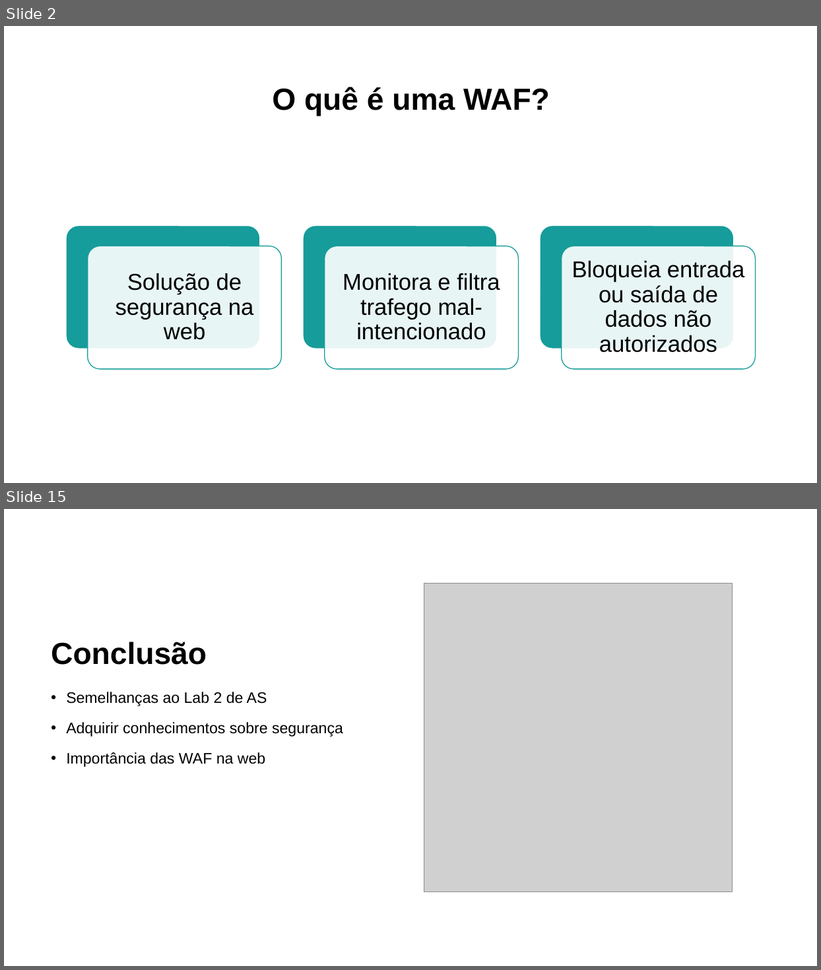
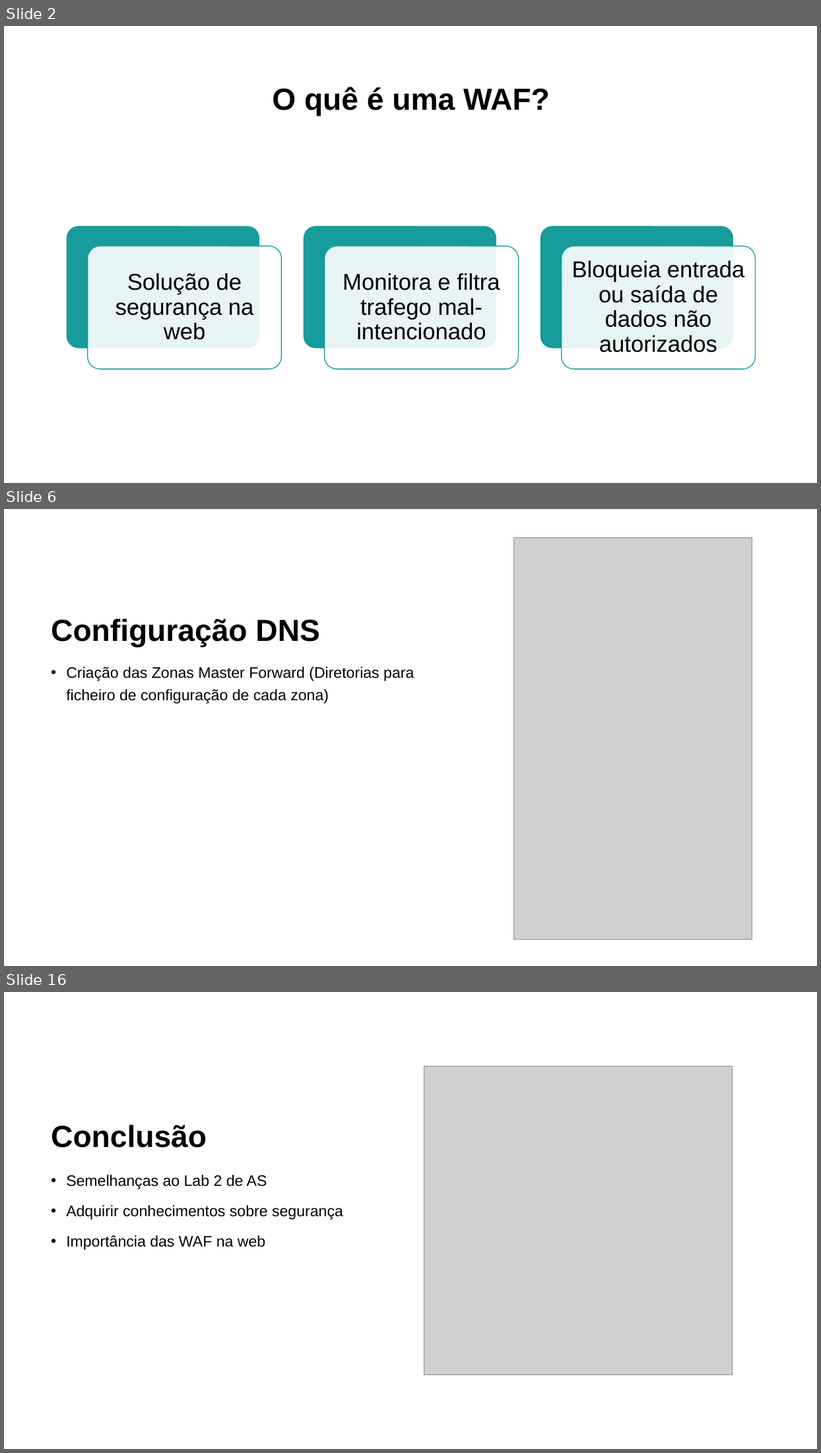
Before and after one commit to MartinhoCaeiro/WAF-Guide, a slide deck: Presentation/SlidesApresentaçãoProjeto.pptx. Shown one above the other, each under a label of ours: slides 2 and 15 before the commit, slides 2, 6 and 16 after it; the slides between them are not shown. The pictures are 821x970 and 821x1453 pixels, drawn with LibreOffice and Linux fonts; fonts in the diff are those of the drawing; grey boxes stand for pictures. Boxes give left, top, right and bottom in pixels: in the first picture for what was removed or moved away, otherwise in the second. Text is boxed around its words. In the diff, an @@ line names an element or a change of style, - is before the commit and + after.

```diff
--- a/Presentation/SlidesApresentaçãoProjeto.pptx
+++ b/Presentation/SlidesApresentaçãoProjeto.pptx
@@ slide 6 added at (x1=4, y1=509, x2=817, y2=966), background #FFFFFF @@
@@ picture added at (x1=514, y1=537, x2=752, y2=939) @@
@@ title added at (x1=51, y1=619, x2=319, y2=648), 36 pt, text #000000, bold @@
+Configuração DNS
@@ text added at (x1=66, y1=667, x2=414, y2=704), 18 pt, text #000000 @@
+• Criação das Zonas Master Forward (Diretorias para ficheiro de configuração de cada zona)
@@ what was slide 15 is now slide 16 @@
```
Also in this commit, not shown: 8 slides changed, 4 other slides added, 4 slides removed, 3 other files.
